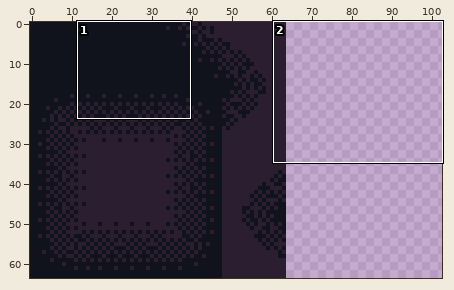
One commit to this pixel-art file: assets/aseprite/backgroundTileset.aseprite. The first picture is a wide view before the edit; the outline marks the close-up.
Close-up. First the earlier version:
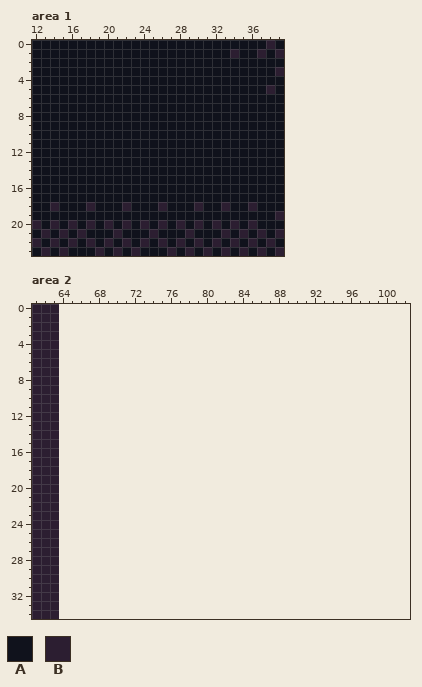
64x64 pixels, 1 frame. Shown: area 1: x 12..39, y 0..23; area 2: x 61..102, y 0..34. The old version is drawn lined up with the new one, on the new canvas. The wide view leaves out empty margins.
Palette (. is transparent): A #10121c  B #2c1e31
Pixels before, area 1, first column x 12:
 0 AAAAAAAAAAAAAAAAAAAAAAAAAABA
 1 AAAAAAAAAAAAAAAAAAAAAABAABAB
 2 AAAAAAAAAAAAAAAAAAAAAAAAAAAA
 3 AAAAAAAAAAAAAAAAAAAAAAAAAAAB
 4 AAAAAAAAAAAAAAAAAAAAAAAAAAAA
 5 AAAAAAAAAAAAAAAAAAAAAAAAAABA
 6 AAAAAAAAAAAAAAAAAAAAAAAAAAAA
 7 AAAAAAAAAAAAAAAAAAAAAAAAAAAA
 8 AAAAAAAAAAAAAAAAAAAAAAAAAAAA
 9 AAAAAAAAAAAAAAAAAAAAAAAAAAAA
10 AAAAAAAAAAAAAAAAAAAAAAAAAAAA
11 AAAAAAAAAAAAAAAAAAAAAAAAAAAA
12 AAAAAAAAAAAAAAAAAAAAAAAAAAAA
13 AAAAAAAAAAAAAAAAAAAAAAAAAAAA
14 AAAAAAAAAAAAAAAAAAAAAAAAAAAA
15 AAAAAAAAAAAAAAAAAAAAAAAAAAAA
16 AAAAAAAAAAAAAAAAAAAAAAAAAAAA
17 AAAAAAAAAAAAAAAAAAAAAAAAAAAA
18 AABAAABAAABAAABAAABAABAABAAA
19 AAAAAAAAAAAAAAAAAAAAAAAAAAAB
20 BABABABABABABABABABABABABAAA
21 ABABABAAABAAABAAABAAABABABAB
22 BABABABABABABABABABABABABABA
23 ABABAAABABABAAABABABABABABAB
Pixels before, area 2, first column x 61:
 0 BBB
 1 BBB
 2 BBB
 3 BBB
 4 BBB
 5 BBB
 6 BBB
 7 BBB
 8 BBB
 9 BBB
10 BBB
11 BBB
12 BBB
13 BBB
14 BBB
15 BBB
16 BBB
17 BBB
18 BBB
19 BBB
20 BBB
21 BBB
22 BBB
23 BBB
24 BBB
25 BBB
26 BBB
27 BBB
28 BBB
29 BBB
30 BBB
31 BBB
32 BBB
33 BBB
34 BBB
The result:
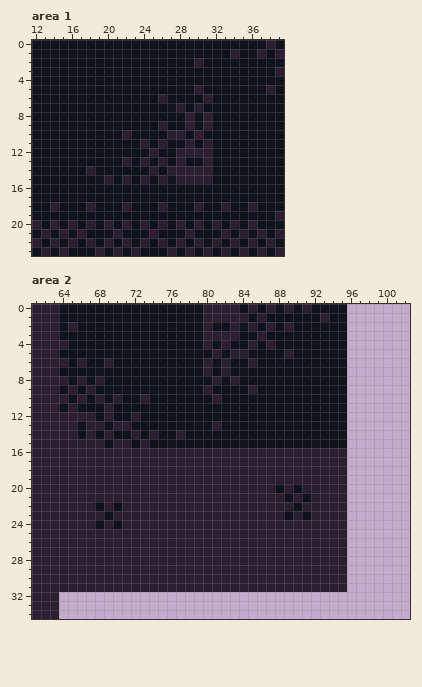
Change:
canvas 64x64 -> 128x64
Changed rows in their new state; - is an unchanged pixel.
Area 1:
first column x 18:
 2 ------------B-
 5 ------------B-
 6 --------B----B
 7 ----------B-B-
 8 -----------B-B
 9 --------B--B-B
10 ----B----BB-B-
11 ------B-B--B-B
12 -------B--BBBB
13 ----B-B-B-B--B
14 B------B-BBBBB
15 --B-B-B-B-BBBB
Area 2:
first column x 64:
 0 AAAAAAAAAAAAAAAABBBBABABABABAAAA
 1 AAAAAAAAAAAAAAAABBBBBABAAAAAABAA
 2 ABAAAAAAAAAAAAAABAABABABABAAAAAA
 3 AAAAAAAAAAAAAAAABBBBAABAAAAAAAAA
 4 BAAAAAAAAAAAAAAABABAABABAAAAAAAA
 5 AAAAAAAAAAAAAAAAABABBAAAABAAAAAA
 6 BABAABAAAAAAAAAABABAABAAAAAAAAAA
 7 AAAAAAAAAAAAAAAABABAAAAAAAAAAAAA
 8 BABABAAAAAAAAAAAABABAAAAAAAAAAAA
 9 ABABAAAAAAAAAAAABAAAABAAAAAAAAAA
10 BABABABAABAAAAAAABAAAAAAAAAAAAAA
11 ABAAABAAAAAAAAAAAAAAAAAAAAAAAAAA
12 BBBBABAABAAAAAAAAAAAAAAAAAAAAAAA
13 BBABBABBAAAAAAAAABAAAAAAAAAAAAAA
14 BBABABAABABAABAAAAAAAAAAAAAAAAAA
15 BBBBBABBABAAAAAAAAAAAAAAAAAAAAAA
16 BBBBBBBBBBBBBBBBBBBBBBBBBBBBBBBB
17 BBBBBBBBBBBBBBBBBBBBBBBBBBBBBBBB
18 BBBBBBBBBBBBBBBBBBBBBBBBBBBBBBBB
19 BBBBBBBBBBBBBBBBBBBBBBBBBBBBBBBB
20 BBBBBBBBBBBBBBBBBBBBBBBBABABBBBB
21 BBBBBBBBBBBBBBBBBBBBBBBBBABABBBB
22 BBBBABABBBBBBBBBBBBBBBBBBBABBBBB
23 BBBBBABBBBBBBBBBBBBBBBBBBABABBBB
24 BBBBABABBBBBBBBBBBBBBBBBBBBBBBBB
25 BBBBBBBBBBBBBBBBBBBBBBBBBBBBBBBB
26 BBBBBBBBBBBBBBBBBBBBBBBBBBBBBBBB
27 BBBBBBBBBBBBBBBBBBBBBBBBBBBBBBBB
28 BBBBBBBBBBBBBBBBBBBBBBBBBBBBBBBB
29 BBBBBBBBBBBBBBBBBBBBBBBBBBBBBBBB
30 BBBBBBBBBBBBBBBBBBBBBBBBBBBBBBBB
31 BBBBBBBBBBBBBBBBBBBBBBBBBBBBBBBB
Pixel boxes of the changes (left, top, right, bottom) in both close-ups:
changed: (86, 58, 212, 184)
added: (59, 304, 347, 592)
